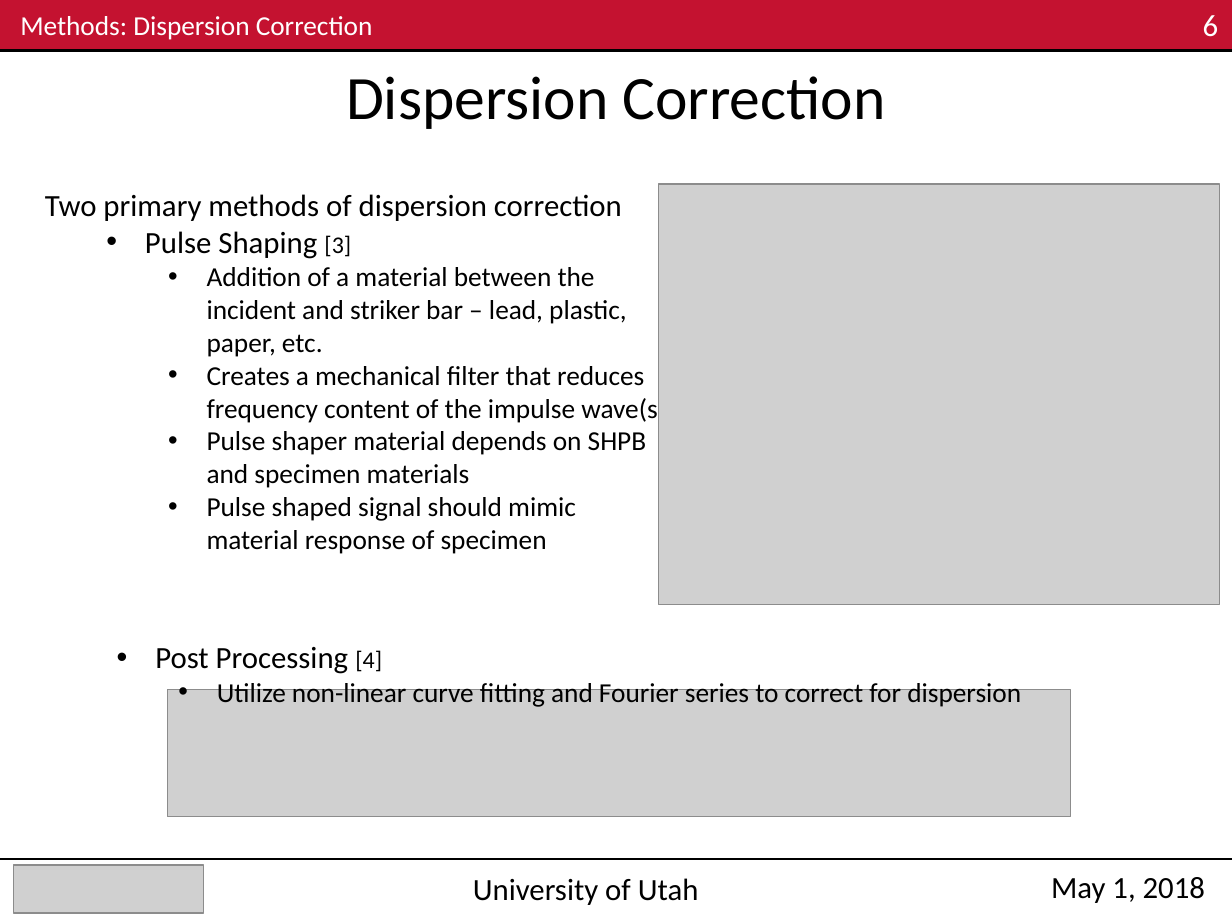
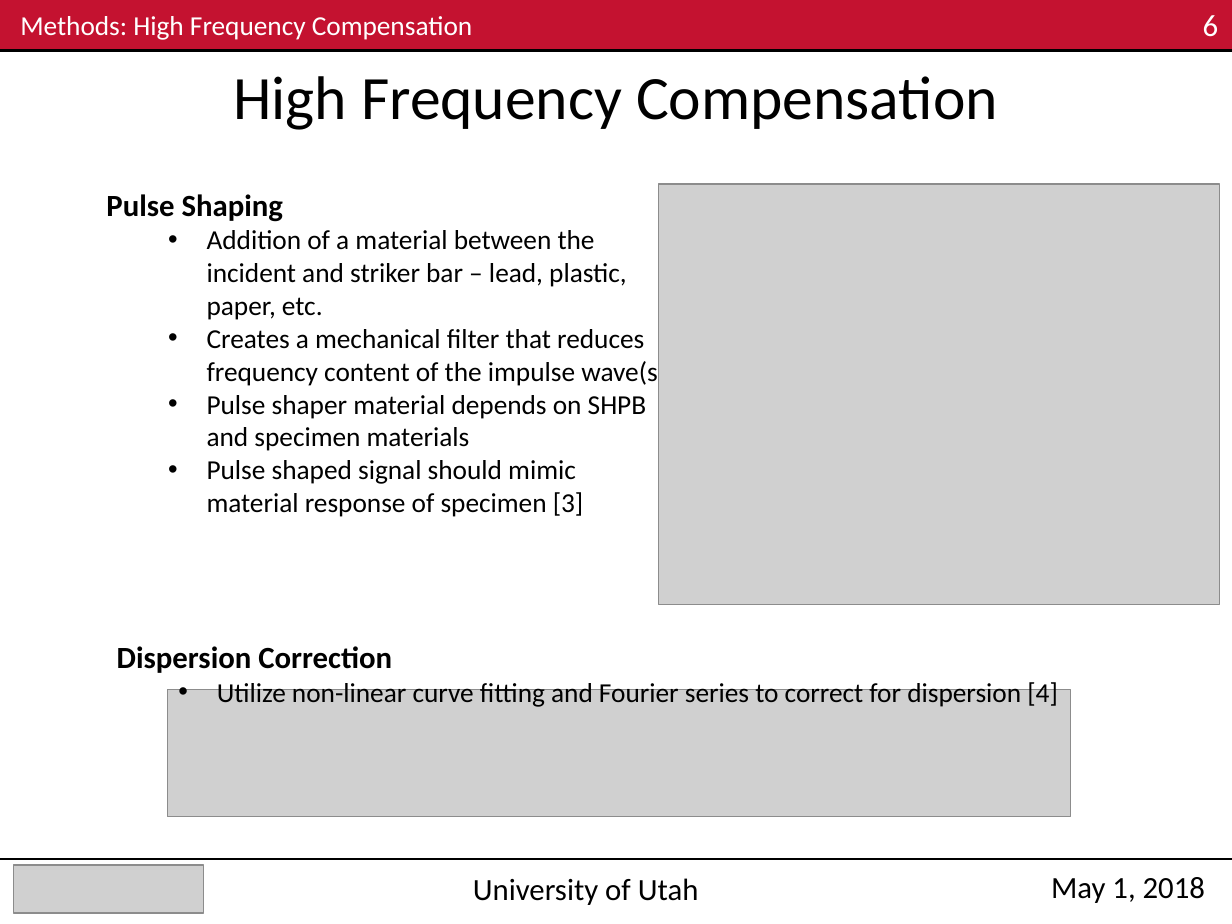
Before and after one commit to Mar-ten/PMAA_Fracture, a slide deck: slide 6 of ME EN 6960_Group4_Exp3_Nick.pptx. Drawn at 1232x924 pixels with LibreOffice and Linux fonts; fonts in the diff are those of the drawing; grey boxes stand for pictures. Boxes give left, top, right and bottom in pixels: in the first picture for what was removed or moved away, otherwise in the second. Text is boxed around its words. In the diff, an @@ line names an element or a change of style, - is before the commit and + after.

```diff
--- a/ME EN 6960_Group4_Exp3_Nick.pptx
+++ b/ME EN 6960_Group4_Exp3_Nick.pptx
@@ text at <box>20,16,472,40</box>: text changed @@
-Methods: Dispersion Correction
+Methods: High Frequency Compensation
@@ text at <box>233,76,998,130</box>: text changed @@
-Dispersion Correction
+High Frequency Compensation
@@ text at <box>106,194,283,222</box>: text changed; bold on @@
-Two primary methods of dispersion correction
-  • Pulse Shaping [3]
+  Pulse Shaping
@@ text at <box>207,460,584,517</box>: text changed @@
-    • Pulse shaped signal should mimic material response of specimen
+    • Pulse shaped signal should mimic material response of specimen [3]
@@ text at <box>117,646,1058,707</box>: text changed @@
-  • Post Processing [4]
-    • Utilize non-linear curve fitting and Fourier series to correct for dispersion
+  Dispersion Correction
+    • Utilize non-linear curve fitting and Fourier series to correct for dispersion [4]
```
Also in this commit, not shown: 8 other slides changed.
